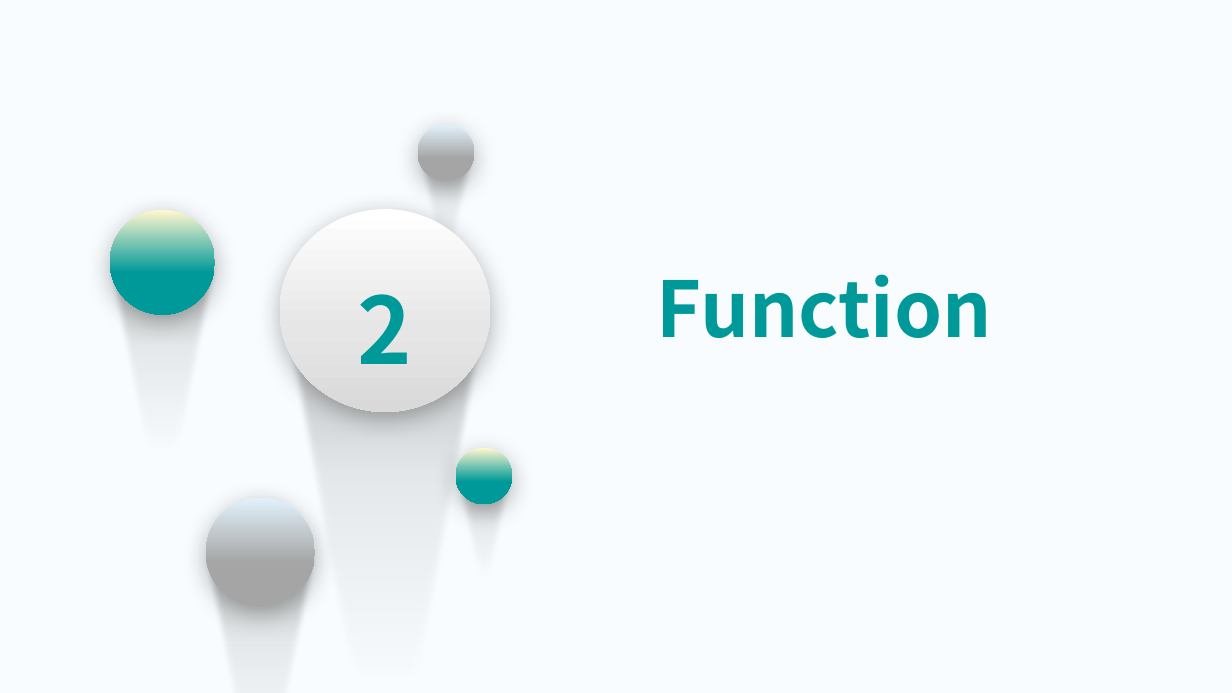
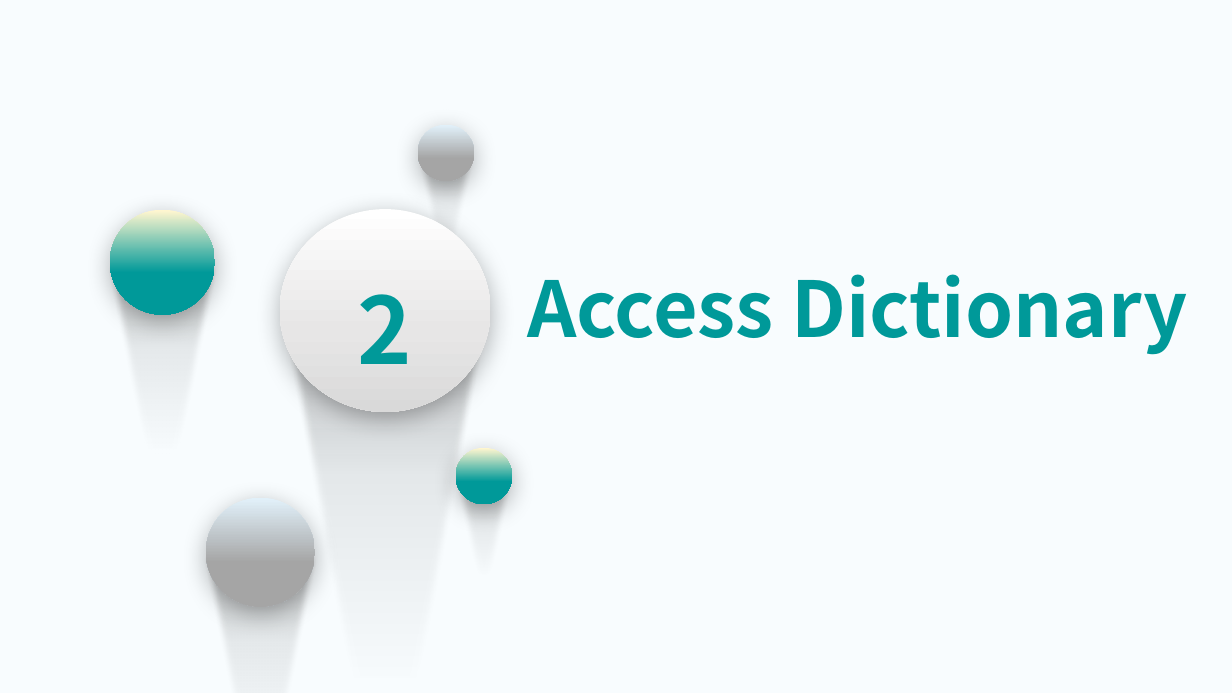
Before and after one commit to jianchentech/PythonLesson, a slide deck: slide 6 of pythonBeginnerLecture/PythonPart10.pptx (slide 7 before the commit). Drawn at 1232x693 pixels with LibreOffice and Linux fonts; fonts in the diff are those of the drawing; background and template pictures are left out. Boxes give left, top, right and bottom in pixels: in the first picture for what was removed or moved away, otherwise in the second. Text is boxed around its words. In the diff, an @@ line names an element or a change of style, - is before the commit and + after.

```diff
--- a/pythonBeginnerLecture/PythonPart10.pptx
+++ b/pythonBeginnerLecture/PythonPart10.pptx
@@ text at box(527, 274, 1187, 355): text changed @@
-Function
+Access Dictionary
```
Also in this commit, not shown: 2 other slides changed, 15 slides added, 11 slides removed.
